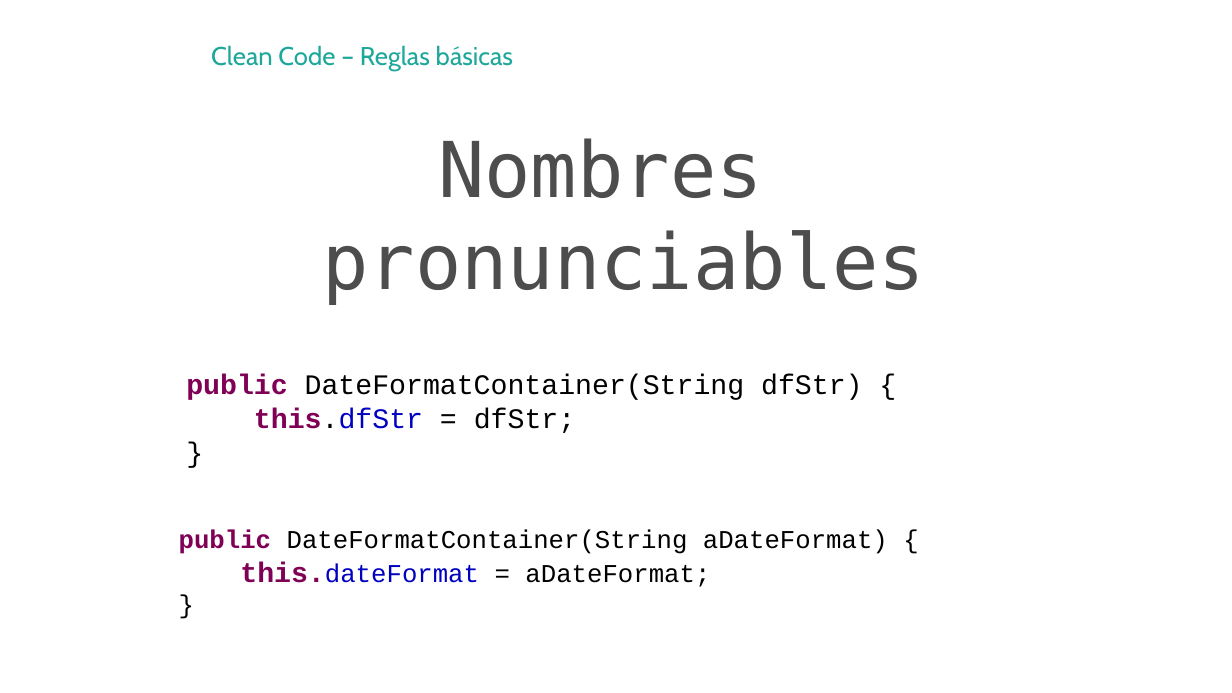
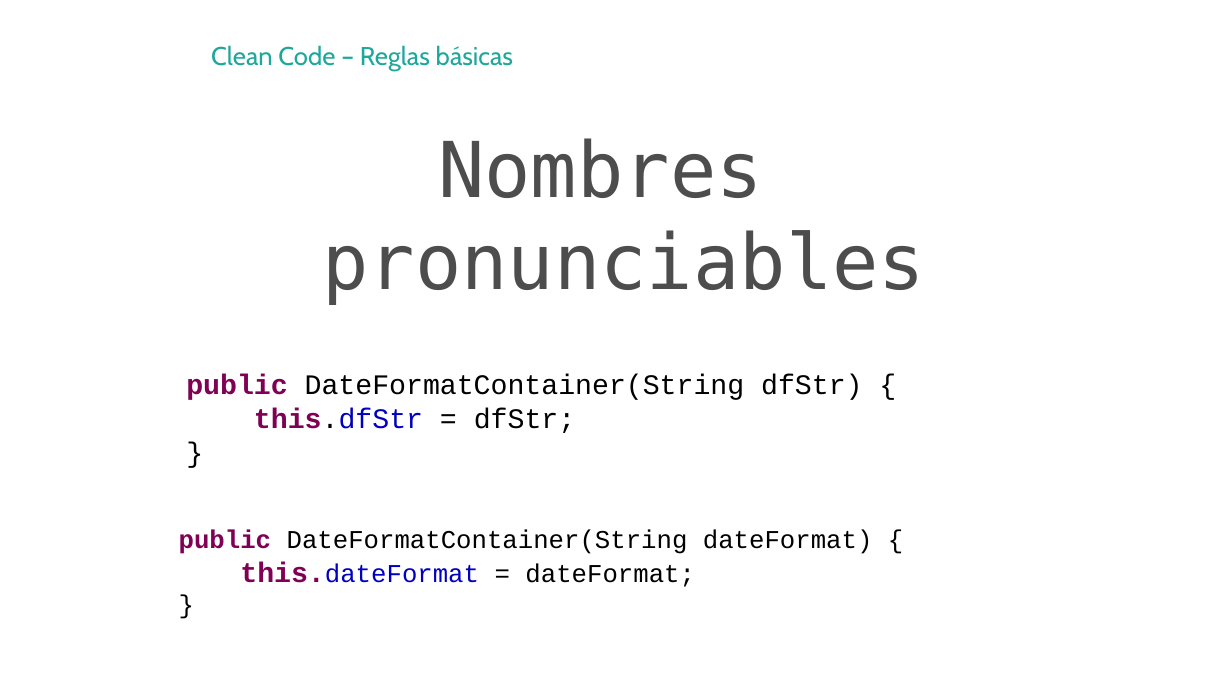
Before and after one commit to hexacta/HexactaLabs-NET, a slide deck: slide 8 of Presentaciones/2 - CleanCode.pptx. Drawn at 1232x693 pixels with LibreOffice and Linux fonts; fonts in the diff are those of the drawing; background and template pictures are left out. Boxes give left, top, right and bottom in pixels: in the first picture for what was removed or moved away, otherwise in the second. Text is boxed around its words. In the diff, an @@ line names an element or a change of style, - is before the commit and + after.

```diff
--- a/Presentaciones/2 - CleanCode.pptx
+++ b/Presentaciones/2 - CleanCode.pptx
@@ text at <box>179,529,873,587</box>: text changed @@
-public DateFormatContainer(String aDateFormat) {
-this.dateFormat = aDateFormat;
+public DateFormatContainer(String dateFormat) {
+this.dateFormat = dateFormat;
```
Also in this commit, not shown: 5 other slides changed, 15 slides added, 17 slides removed, 1 other file.
